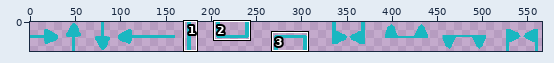
Pixel-art file: build/Aseprite files/Arrow Paths.aseprite. Above, an overview of the earlier version with the close-up marked.
Close-up. The starting point:
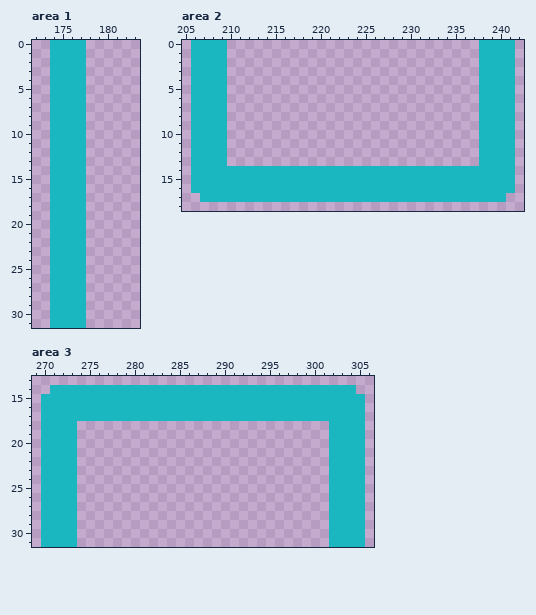
576x32 pixels, 1 frame. Shown: area 1: x 172..183, y 0..31; area 2: x 205..242, y 0..18; area 3: x 269..306, y 13..31. The wide view leaves out empty margins. The commit also changed other parts of the picture, which this record leaves out.
Now the later version:
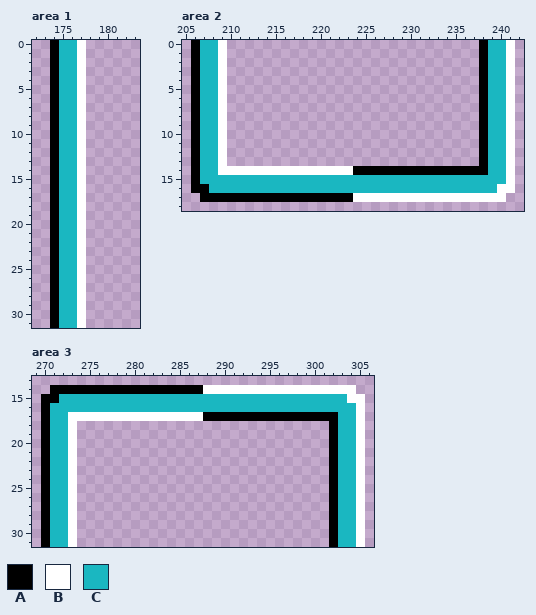
Palette (. is transparent): A #000000  B #ffffff  C #1ab7c1
Changes in this commit:
Changed rows in their new state; - is an unchanged pixel.
Area 1, layer "Layer 1":
first column x 174:
 0 A--B
 1 A--B
 2 A--B
 3 A--B
 4 A--B
 5 A--B
 6 A--B
 7 A--B
 8 A--B
 9 A--B
10 A--B
11 A--B
12 A--B
13 A--B
14 A--B
15 A--B
16 A--B
17 A--B
18 A--B
19 A--B
20 A--B
21 A--B
22 A--B
23 A--B
24 A--B
25 A--B
26 A--B
27 A--B
28 A--B
29 A--B
30 A--B
31 A--B
Area 2, layer "Layer 1":
first column x 206:
 0 A--B----------------------------A--B
 1 A--B----------------------------A--B
 2 A--B----------------------------A--B
 3 A--B----------------------------A--B
 4 A--B----------------------------A--B
 5 A--B----------------------------A--B
 6 A--B----------------------------A--B
 7 A--B----------------------------A--B
 8 A--B----------------------------A--B
 9 A--B----------------------------A--B
10 A--B----------------------------A--B
11 A--B----------------------------A--B
12 A--B----------------------------A--B
13 A--B----------------------------A--B
14 A--BBBBBBBBBBBBBBBAAAAAAAAAAAAAAA--B
15 A----------------------------------B
16 AA--------------------------------BB
17 -AAAAAAAAAAAAAAAAABBBBBBBBBBBBBBBBB-
Area 3, layer "Layer 1":
first column x 270:
14 -AAAAAAAAAAAAAAAAABBBBBBBBBBBBBBBBB-
15 AA--------------------------------BB
16 A----------------------------------B
17 A--BBBBBBBBBBBBBBBAAAAAAAAAAAAAAA--B
18 A--B----------------------------A--B
19 A--B----------------------------A--B
20 A--B----------------------------A--B
21 A--B----------------------------A--B
22 A--B----------------------------A--B
23 A--B----------------------------A--B
24 A--B----------------------------A--B
25 A--B----------------------------A--B
26 A--B----------------------------A--B
27 A--B----------------------------A--B
28 A--B----------------------------A--B
29 A--B----------------------------A--B
30 A--B----------------------------A--B
31 A--B----------------------------A--B
